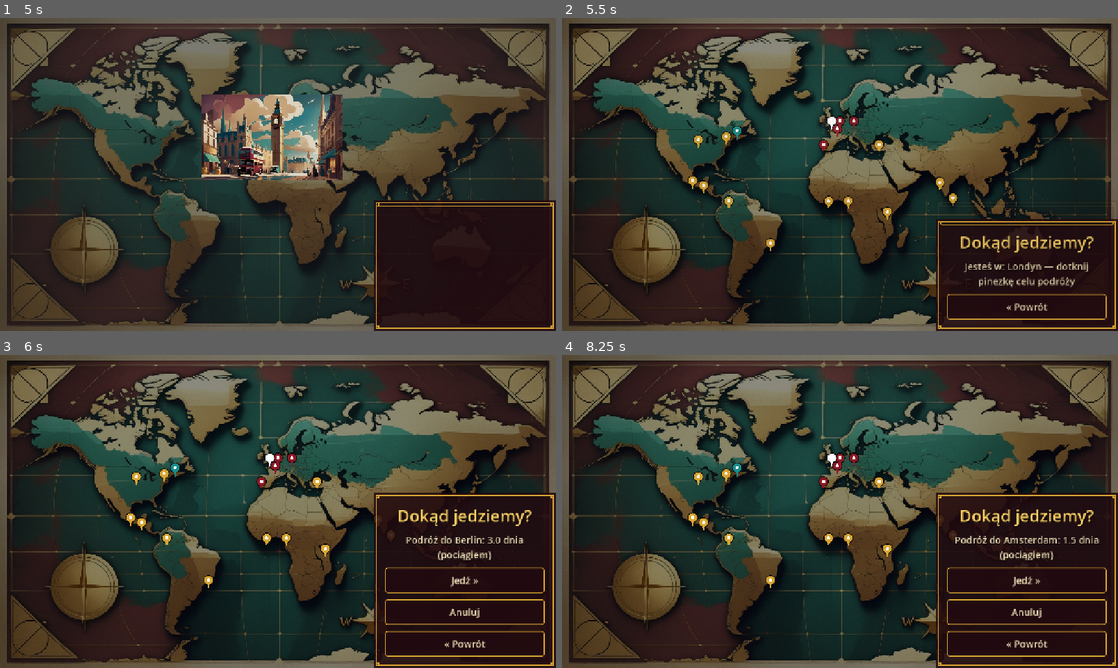
Above: before the commit, frames 1-4 (two rows, left to right).
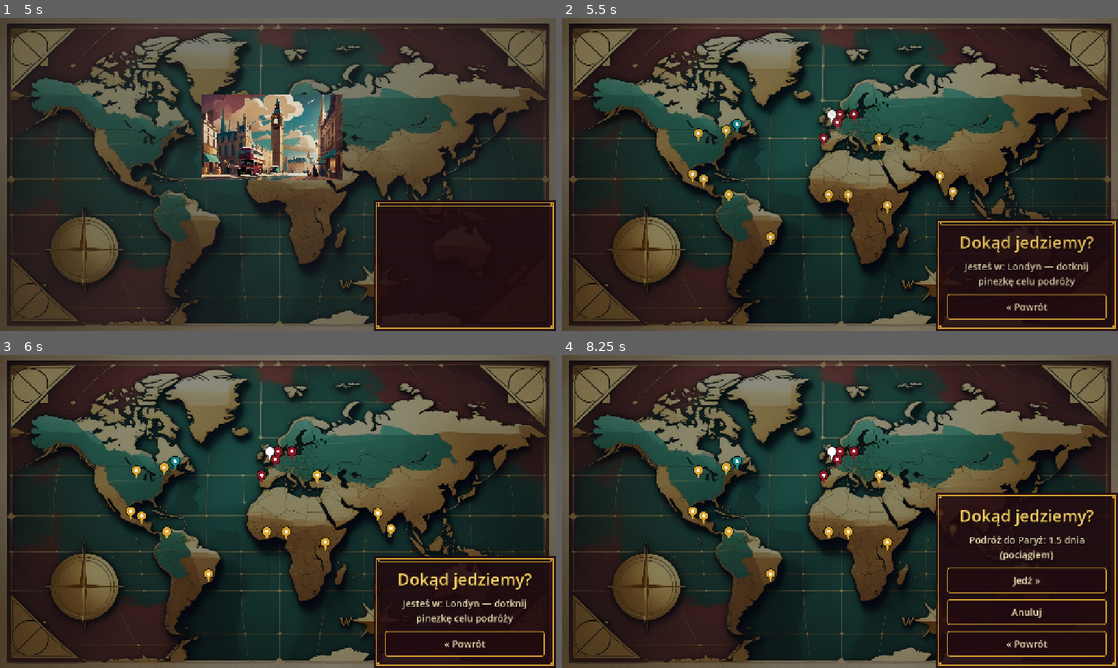
Above: after the commit, the same moments.

Repository: cinekm20/the-forger-retro-tycoon
Game: Godot game, scene res://scenes/main_menu/MainMenu.tscn
The game is run twice, just before and just after one commit, with the same random seed, the same clock (stepped at 60 frames per second) and the same inputs.
Inputs (mouse positions are in pixels of both pictures, inside the frame that each line leads up to):
- Up to frame 1 (5 s): click "1" at 0.5 s; click "Tryb łatwy (15/40 obrazów do …" at 1.25 s; click "Nowa gra" at 2 s; click (494, 299) at 2.77 s; type "12" at 2.85 s; click "Rozpocznij grę" at 3.5 s; click "Jedź »" at 4.25 s
- Up to frame 2 (5.5 s): no input
- Up to frame 3 (6 s): click (289, 461) at 5.77 s
- Up to frame 4 (8.25 s): click (851, 452) at 6.52 s; click (834, 467) at 7.27 s; click (834, 461) at 8.02 s

Frame 1 is identical in both runs. In frame 2, 1.3% of the frame differs, in the area x 22-72%, y 29-75%; in frame 3, 6.7%, in the area x 22-100%, y 29-87%; in frame 4, 1.6%.

Commit message:
TravelMap.gd: pinezki zakotwiczone czubkiem, nie środkiem grafiki
Zgłoszenie użytkownika: skalibrowany punkt (Cities.get_map_position) ma
pokrywać się z ostrym koniuszkiem pinezki (dół grafiki, patrz MapPin.gd
_draw), a nie ze środkiem całego prostokąta ikony. Poprzednio
offset_top/offset_bottom centrowały bounding box pinezki na punkcie
zakotwiczenia, więc czubek wypadał PIN_SIZE.y/2 (15px) niżej niż faktyczny,
skalibrowany punkt na lądzie. Teraz offset_bottom=0 przypina sam dół
(czubek) do punktu, a offset_top=-PIN_SIZE.y rozciąga resztę grafiki w
górę od niego.

Co-Authored-By: Claude Sonnet 5 <noreply@anthropic.com>
Claude-Session: https://claude.ai/code/session_01WjdcGYSPdySvPA6GKCaWaN

Diff:
--- a/game/scenes/travel_map/TravelMap.gd
+++ b/game/scenes/travel_map/TravelMap.gd
@@ -77,10 +77,17 @@
 		pin.anchor_right = frac.x
 		pin.anchor_top = frac.y
 		pin.anchor_bottom = frac.y
+		## Zgłoszone przez użytkownika: skalibrowany punkt (frac) ma pokrywać się
+		## z KONIUSZKIEM pinezki (ostry czubek na dole grafiki, patrz MapPin.gd
+		## _draw — tip = Vector2(w*0.5, size.y)), nie ze środkiem całego
+		## prostokąta. W poziomie pinezka zostaje wyśrodkowana (czubek leży na
+		## środku szerokości), w pionie offset_bottom=0 przypina sam dół
+		## (czubek) dokładnie do punktu zakotwiczenia, a offset_top=-PIN_SIZE.y
+		## rozciąga resztę grafiki W GÓRĘ od tego punktu.
 		pin.offset_left = -MapPinScript.PIN_SIZE.x / 2.0
 		pin.offset_right = MapPinScript.PIN_SIZE.x / 2.0
-		pin.offset_top = -MapPinScript.PIN_SIZE.y / 2.0
-		pin.offset_bottom = MapPinScript.PIN_SIZE.y / 2.0
+		pin.offset_top = -MapPinScript.PIN_SIZE.y
+		pin.offset_bottom = 0.0
 		pin.tooltip_text = Cities.get_city_name(city_id)
 		pin.pressed.connect(_on_pin_selected.bind(city_id))
 		pins_layer.add_child(pin)
